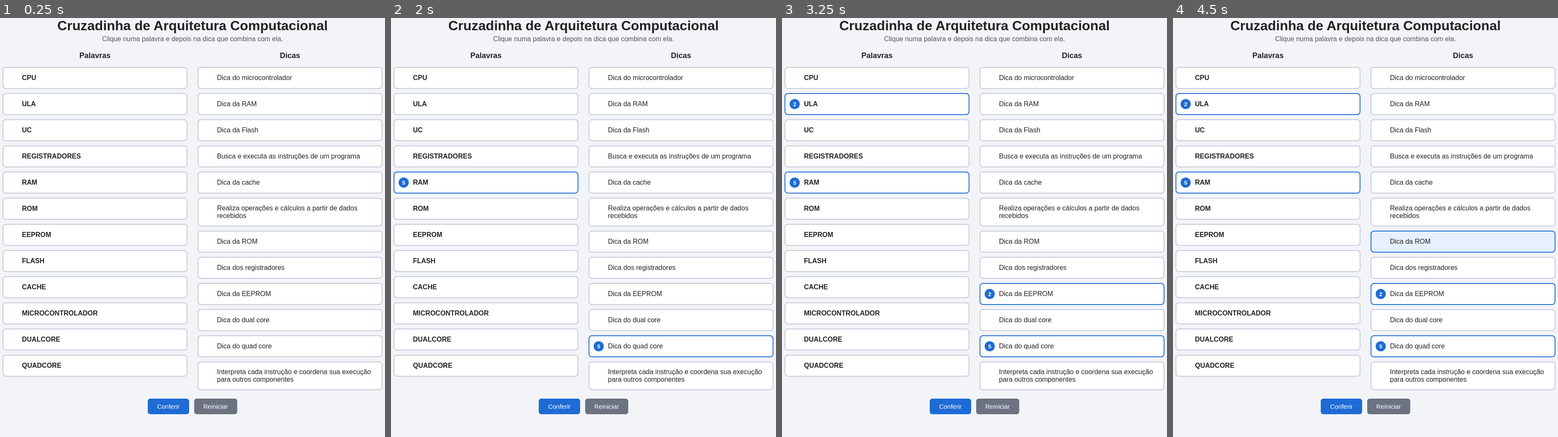
Above: before the commit, frames 1-4 (left to right).
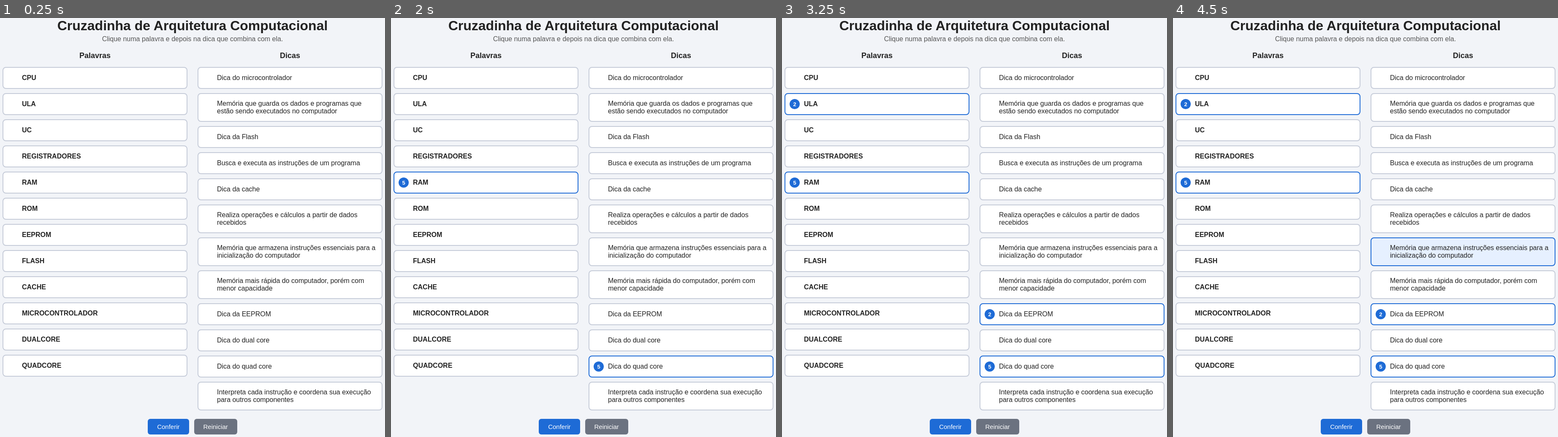
Above: after the commit, the same moments.

Repository: vinikenzosptech/arquitetura-computacional-game
Game: browser game, page index.html
Two runs of this game, one before a commit and one after it. Both use one fixed random seed, a clock stepped at 60 frames per second and the inputs below.
Inputs (mouse positions are in pixels of both pictures, inside the frame that each line leads up to; where the layout moved, square brackets give the same spot in the first picture):
- Up to frame 1 (0.25 s): no input
- Up to frame 2 (2 s): click (487, 181) at 1.27 s; click (679, 365) [679, 344] at 1.87 s
- Up to frame 3 (3.25 s): click (878, 105) at 2.47 s; click (1070, 315) [1070, 294] at 3.07 s
- Up to frame 4 (4.5 s): click (1461, 164) [1461, 156] at 3.67 s; click (1461, 252) [1461, 240] at 4.27 s

The runs differ from the first frame. In frame 1, 9.0% of the frame differs, in the area x 38-100%, y 19-100%; in frame 2, 9.1%; in frame 3, 9.2%; in frame 4, 10%.

Commit message:
feat: adicionando dicas para registradores, ram e rom

Diff:
--- a/index.html
+++ b/index.html
@@ -38,9 +38,9 @@
         { palavra: "CPU", dica: "Busca e executa as instruções de um programa" },
         { palavra: "ULA", dica: "Realiza operações e cálculos a partir de dados recebidos" },
         { palavra: "UC", dica: "Interpreta cada instrução e coordena sua execução para outros componentes" },
-        { palavra: "REGISTRADORES", dica: "Dica dos registradores" },
-        { palavra: "RAM", dica: "Dica da RAM" },
-        { palavra: "ROM", dica: "Dica da ROM" },
+        { palavra: "REGISTRADORES", dica: "Memória mais rápida do computador, porém com menor capacidade" },
+        { palavra: "RAM", dica: "Memória que guarda os dados e programas que estão sendo executados no computador" },
+        { palavra: "ROM", dica: "Memória que armazena instruções essenciais para a inicialização do computador" },
         { palavra: "EEPROM", dica: "Dica da EEPROM" },
         { palavra: "FLASH", dica: "Dica da Flash" },
         { palavra: "CACHE", dica: "Dica da cache" },
